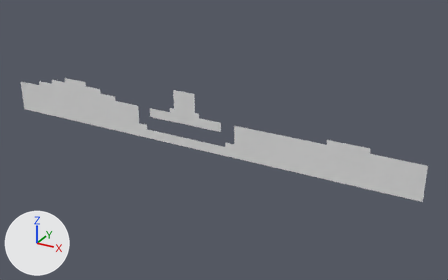
A saved change to the OBJ model MardukGame/Assets/Tiled2Unity/Meshes/level9.obj.
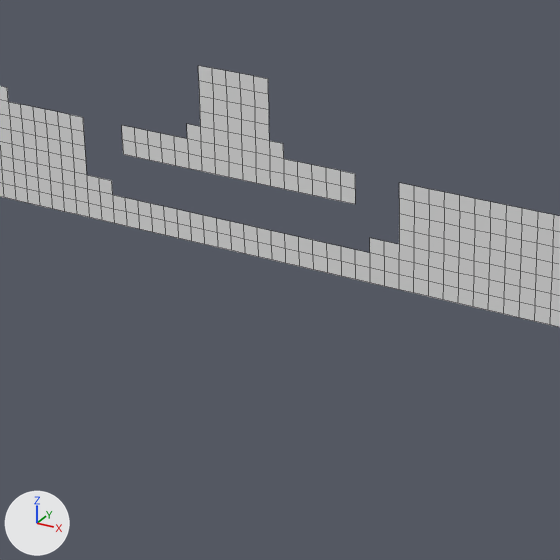
Each version is shown whole from a camera (50 mm lens) standing at (662.0, -6359.0, 1545.0) and looking at (-2903.0, 122.0, -1696.0), then close up on the part from 25% to 63% of the width and 25% to 86% of the height. The lights are fixed; the arrows at lower left show +X, +Y and +Z. The close-ups show mesh edges as thin lines. Where no turn or scale is listed for an object, it has been applied to the vertices.

The first close-up shows 'level9'.
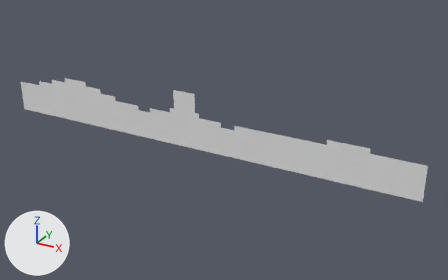
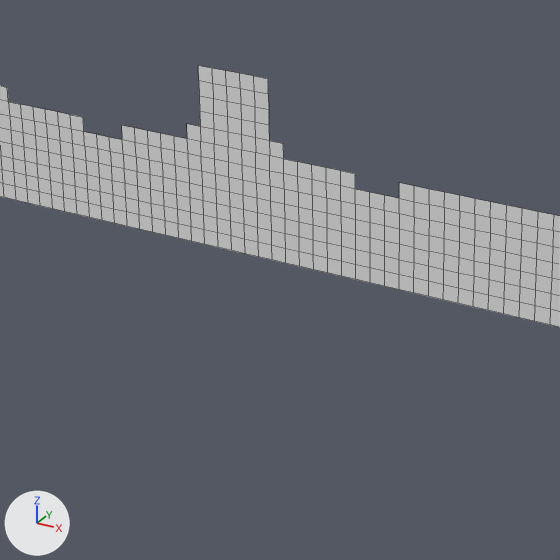
Pixel boxes [x1, y1, x2, y2] of what changed, in the close-ups (560 x 560 px):
```json
{"part": 1, "of": "me_level9", "change": "added", "after": [84, 132, 399, 253]}
```

The change, as JSON lines over the scene's bpy script:
```json
{"block": "me_level9", "where": "# used by ob_level9; location = (0.0, 0.0, 0.0)"}
{"op": "remove", "block": "me_level9", "code": "me_level9.from_pydata(...)  # 794 vertices, 658 faces; spans x -6336.0..-320.0, y 0.0, z -1856.0..-1088.0"}
{"op": "add", "block": "me_level9", "code": "me_level9.from_pydata(...)  # 842 vertices, 729 faces; spans x -6336.0..-320.0, y 0.0, z -1856.0..-1088.0"}
{"block": "me_level9", "change": "me_level9 part 1"}
{"block": "me_level9", "change": "4 vertices are added at (-2752.0, 0.0, -1472.0), (-2816.0, 0.0, -1472.0), (-4032.0, 0.0, -1472.0), (-4096.0, 0.0, -1472.0)"}
{"block": "me_level9", "change": "22 new vertices lie (0.0, 0.0, 64.0) away from vertices in x -4096.0..-2752.0, y 0.0, z -1728.0..-1664.0"}
{"block": "me_level9", "change": "22 new vertices lie (0.0, 0.0, 64.0) away from vertices in x -4096.0..-2752.0, y 0.0, z -1664.0..-1600.0"}
{"block": "me_level9", "change": "71 new faces join them"}
```
